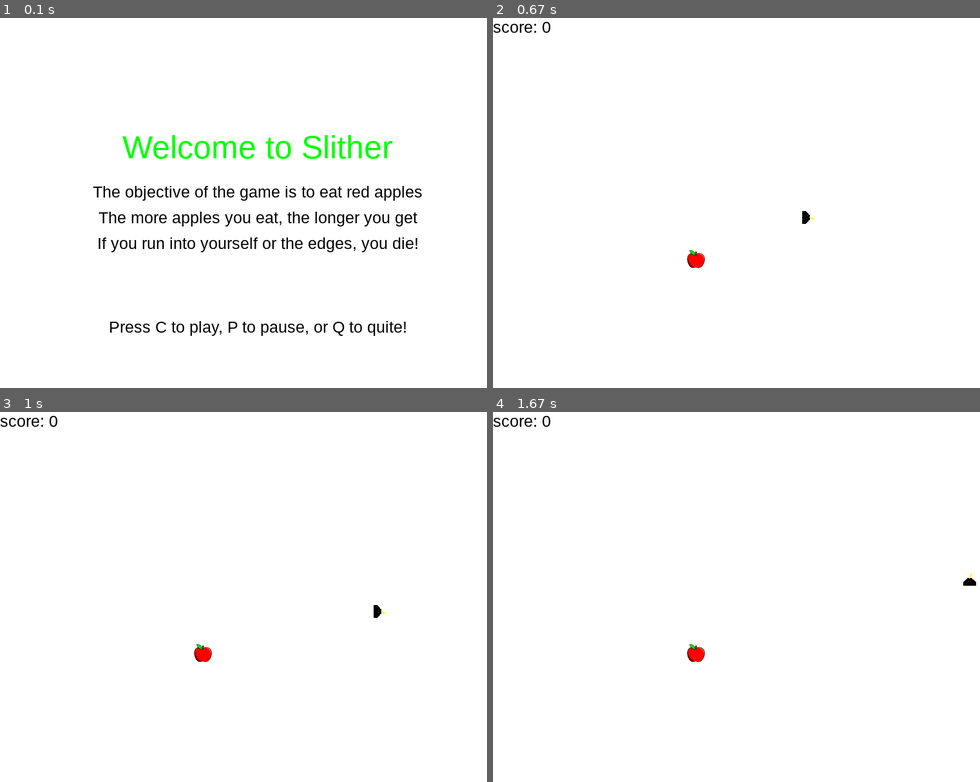
Above: before the commit, frames 1-4 (two rows, left to right).
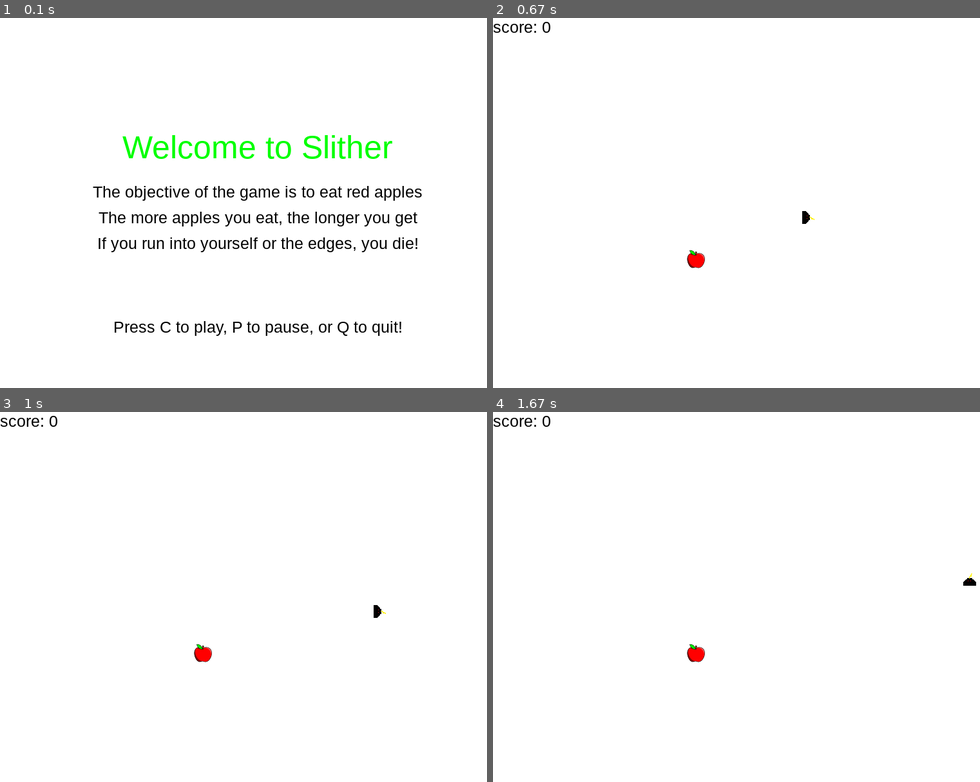
Above: after the commit, the same moments.

Repository: jorgii/pygametut
Game: pygame game, started from pygametut.py
Same seed, same stepped clock (60 frames per second), same inputs: the game is played once before the commit and once after it.
Inputs:
- Up to frame 1 (0.1 s): no input
- Up to frame 2 (0.67 s): tap C at 0.33 s
- Up to frame 3 (1 s): tap Enter at 0.67 s
- Up to frame 4 (1.67 s): hold Up from 1.5 s (still down)

The runs differ from the first frame. In frame 1, 0.9% of the frame differs, in the area x 22-84%, y 81-86%; in frame 2, nothing differs; in frame 3, nothing differs; in frame 4, nothing differs.

Commit message:
fix spelling mistake

Diff:
--- a/pygametut.py
+++ b/pygametut.py
@@ -141,7 +141,7 @@
             black,
             50)
         message_to_screen(
-            "Press C to play, P to pause, or Q to quite!",
+            "Press C to play, P to pause, or Q to quit!",
             black,
             180)
         pygame.display.update()
